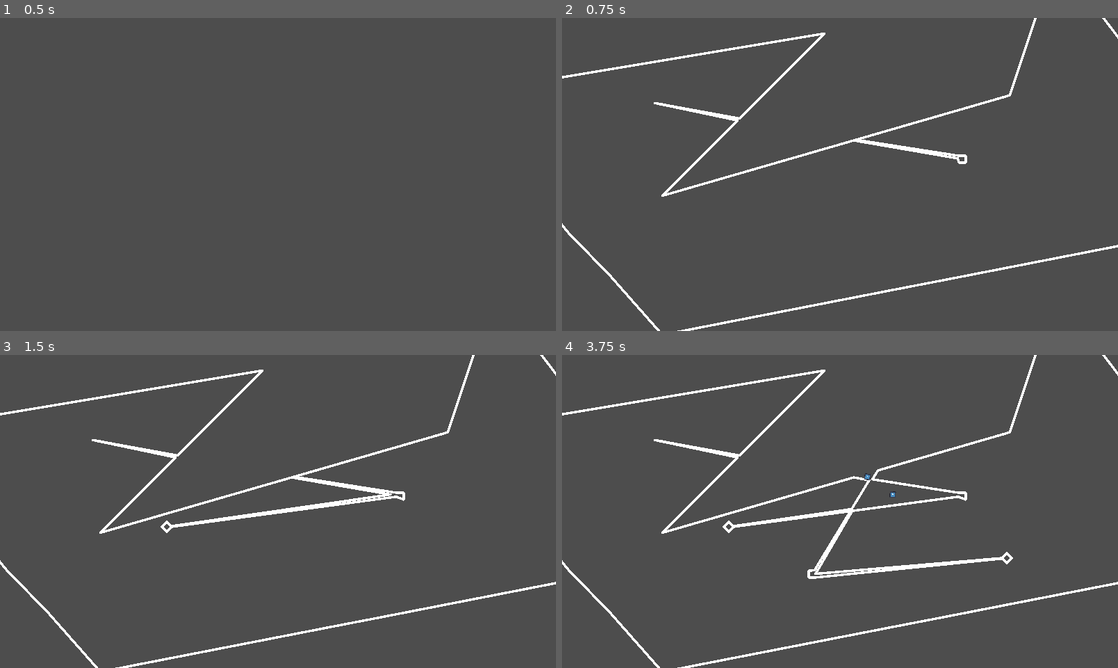
Above: before the commit, frames 1-4 (two rows, left to right).
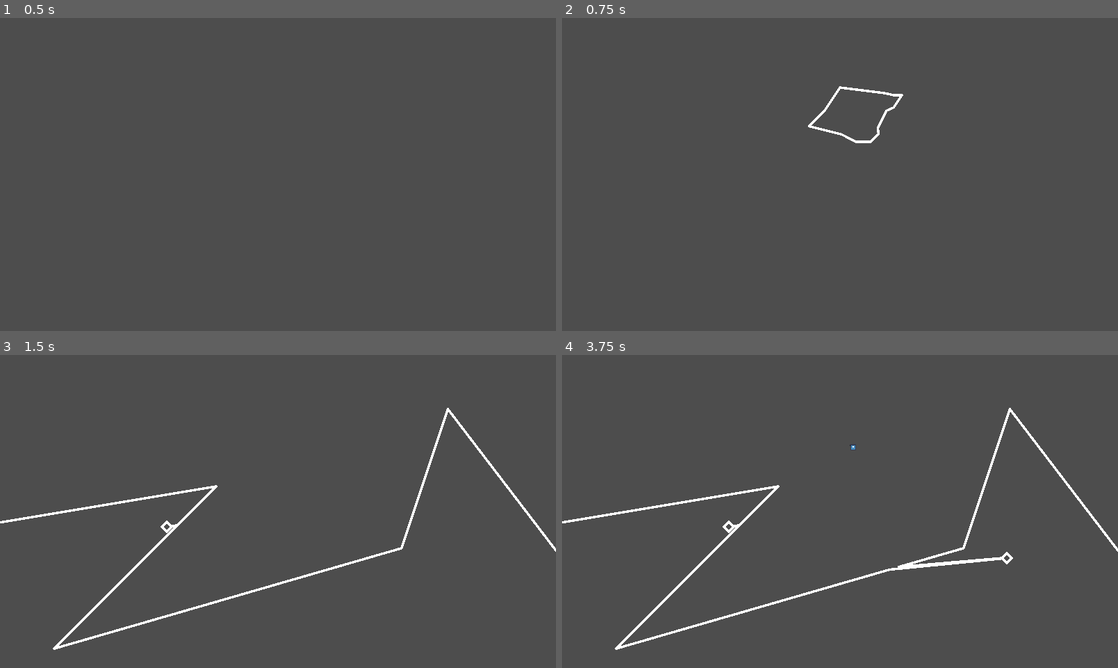
Above: after the commit, the same moments.

Repository: Quicksilver151/LazeAround
Game: Godot game, scene res://Scenes/testing_scene.tscn
Two runs of this game, one before a commit and one after it. Both use one fixed random seed, a clock stepped at 60 frames per second and the inputs below. The engine's default icon, where the game draws it, is replaced by a stand-in: a white triangle on a blue panel in a dark square.
Inputs (mouse positions are in pixels of both pictures, inside the frame that each line leads up to):
- Up to frame 1 (0.5 s): no input
- Up to frame 2 (0.75 s): tap Enter at 0.5 s; move the mouse to (962, 158) at 0.52 s; click (962, 158) at 0.67 s
- Up to frame 3 (1.5 s): tap Space at 1.25 s; move the mouse to (166, 527) at 1.27 s; click (166, 527) at 1.42 s
- Up to frame 4 (3.75 s): tap Enter at 2, 3.5 s; move the mouse to (895, 442) at 2.02 s; click (895, 442) at 2.17 s; tap Space at 2.75 s; move the mouse to (812, 574) at 2.77 s; click (812, 574) at 2.92 s; move the mouse to (1006, 558) at 3.52 s; click (1006, 558) at 3.67 s

Frame 1 is identical in both runs. In frame 2, 2.9% of the frame differs, in the area x 0-100%, y 0-100%; in frame 3, 4.6%; in frame 4, 4.8%.

Commit message:
more test polygons

Diff:
--- a/Scenes/testing_scene.tscn
+++ b/Scenes/testing_scene.tscn
@@ -23,7 +23,7 @@
 script = SubResource("GDScript_vfj1x")
 
 [node name="Ground" type="StaticBody2D" parent="." groups=["lazable"]]
-position = Vector2(144, -160)
+position = Vector2(48, 80)
 metadata/_edit_group_ = true
 
 [node name="Icon" type="Sprite2D" parent="Ground"]
@@ -41,3 +41,52 @@
 
 [node name="Lazer2" parent="." instance=ExtResource("3_11pek")]
 position = Vector2(192, 176)
+
+[node name="StaticBody2D" type="StaticBody2D" parent="." groups=["lazable"]]
+metadata/_edit_group_ = true
+
+[node name="CollisionPolygon2D" type="CollisionPolygon2D" parent="StaticBody2D"]
+position = Vector2(-176, -82)
+polygon = PackedVector2Array(128, 80, 132.265, 73.6027, 135.989, 68.0163, 141.579, 59.6312, 146.918, 51.6233, 151.619, 44.5716, 156.015, 37.9778, 160, 32, 168.666, 33.0832, 178.044, 34.2555, 188.203, 35.5254, 195.578, 36.4473, 205.2, 37.65, 220.488, 39.561, 238.169, 41.7712, 252.822, 43.6028, 272, 48, 288, 48, 281.382, 57.9274, 276.253, 65.6202, 271.064, 73.4046, 264.845, 76.1273, 256, 80, 252.007, 87.9863, 246.768, 98.4631, 238.117, 115.766, 240, 128, 232.927, 135.073, 224, 144, 212.537, 144, 202.219, 144, 192, 144, 177.659, 136.463, 162.968, 128.742, 151.594, 125.898, 144.964, 124.241, 137.214, 122.303, 128.37, 120.092, 111.909, 115.977, 96, 112, 106.496, 101.504, 114.234, 93.7659, 120.782, 87.2179)
+
+[node name="StaticBody2D2" type="StaticBody2D" parent="." groups=["lazable"]]
+position = Vector2(464, -16)
+metadata/_edit_group_ = true
+
+[node name="CollisionPolygon2D" type="CollisionPolygon2D" parent="StaticBody2D2"]
+polygon = PackedVector2Array(128, 80, 132.265, 73.6027, 135.989, 68.0163, 141.579, 59.6312, 146.918, 51.6233, 151.619, 44.5716, 156.015, 37.9778, 160, 32, 168.666, 33.0832, 178.044, 34.2555, 188.203, 35.5254, 195.578, 36.4473, 205.2, 37.65, 220.488, 39.561, 238.169, 41.7712, 252.822, 43.6028, 272, 48, 288, 48, 281.382, 57.9274, 276.253, 65.6202, 271.064, 73.4046, 264.845, 76.1273, 256, 80, 252.007, 87.9863, 246.768, 98.4631, 238.117, 115.766, 240, 128, 232.927, 135.073, 224, 144, 212.537, 144, 202.219, 144, 192, 144, 177.659, 136.463, 162.968, 128.742, 151.594, 125.898, 144.964, 124.241, 137.214, 122.303, 128.37, 120.092, 111.909, 115.977, 96, 112, 106.496, 101.504, 114.234, 93.7659, 120.782, 87.2179)
+
+[node name="StaticBody2D3" type="StaticBody2D" parent="." groups=["lazable"]]
+position = Vector2(416, 112)
+metadata/_edit_group_ = true
+
+[node name="CollisionPolygon2D" type="CollisionPolygon2D" parent="StaticBody2D3"]
+polygon = PackedVector2Array(128, 80, 132.265, 73.6027, 135.989, 68.0163, 141.579, 59.6312, 146.918, 51.6233, 151.619, 44.5716, 156.015, 37.9778, 160, 32, 168.666, 33.0832, 178.044, 34.2555, 188.203, 35.5254, 195.578, 36.4473, 205.2, 37.65, 220.488, 39.561, 238.169, 41.7712, 252.822, 43.6028, 272, 48, 288, 48, 281.382, 57.9274, 276.253, 65.6202, 271.064, 73.4046, 264.845, 76.1273, 256, 80, 252.007, 87.9863, 246.768, 98.4631, 238.117, 115.766, 240, 128, 232.927, 135.073, 224, 144, 212.537, 144, 202.219, 144, 192, 144, 177.659, 136.463, 162.968, 128.742, 151.594, 125.898, 144.964, 124.241, 137.214, 122.303, 128.37, 120.092, 111.909, 115.977, 96, 112, 106.496, 101.504, 114.234, 93.7659, 120.782, 87.2179)
+
+[node name="StaticBody2D4" type="StaticBody2D" parent="." groups=["lazable"]]
+position = Vector2(640, 48)
+metadata/_edit_group_ = true
+
+[node name="CollisionPolygon2D" type="CollisionPolygon2D" parent="StaticBody2D4"]
+polygon = PackedVector2Array(128, 80, 132.265, 73.6027, 135.989, 68.0163, 141.579, 59.6312, 146.918, 51.6233, 151.619, 44.5716, 156.015, 37.9778, 160, 32, 168.666, 33.0832, 178.044, 34.2555, 188.203, 35.5254, 195.578, 36.4473, 205.2, 37.65, 220.488, 39.561, 238.169, 41.7712, 252.822, 43.6028, 272, 48, 288, 48, 281.382, 57.9274, 276.253, 65.6202, 271.064, 73.4046, 264.845, 76.1273, 256, 80, 252.007, 87.9863, 246.768, 98.4631, 238.117, 115.766, 240, 128, 232.927, 135.073, 224, 144, 212.537, 144, 202.219, 144, 192, 144, 177.659, 136.463, 162.968, 128.742, 151.594, 125.898, 144.964, 124.241, 137.214, 122.303, 128.37, 120.092, 111.909, 115.977, 96, 112, 106.496, 101.504, 114.234, 93.7659, 120.782, 87.2179)
+
+[node name="StaticBody2D5" type="StaticBody2D" parent="." groups=["lazable"]]
+position = Vector2(144, 18)
+metadata/_edit_group_ = true
+
+[node name="CollisionPolygon2D" type="CollisionPolygon2D" parent="StaticBody2D5"]
+polygon = PackedVector2Array(128, 80, 132.265, 73.6027, 135.989, 68.0163, 141.579, 59.6312, 146.918, 51.6233, 151.619, 44.5716, 156.015, 37.9778, 160, 32, 168.666, 33.0832, 178.044, 34.2555, 188.203, 35.5254, 195.578, 36.4473, 205.2, 37.65, 220.488, 39.561, 238.169, 41.7712, 252.822, 43.6028, 272, 48, 288, 48, 281.382, 57.9274, 276.253, 65.6202, 271.064, 73.4046, 264.845, 76.1273, 256, 80, 252.007, 87.9863, 246.768, 98.4631, 238.117, 115.766, 240, 128, 232.927, 135.073, 224, 144, 212.537, 144, 202.219, 144, 192, 144, 177.659, 136.463, 162.968, 128.742, 151.594, 125.898, 144.964, 124.241, 137.214, 122.303, 128.37, 120.092, 111.909, 115.977, 96, 112, 106.496, 101.504, 114.234, 93.7659, 120.782, 87.2179)
+
+[node name="StaticBody2D6" type="StaticBody2D" parent="." groups=["lazable"]]
+position = Vector2(-176, 112)
+metadata/_edit_group_ = true
+
+[node name="CollisionPolygon2D" type="CollisionPolygon2D" parent="StaticBody2D6"]
+polygon = PackedVector2Array(128, 80, 132.265, 73.6027, 135.989, 68.0163, 141.579, 59.6312, 146.918, 51.6233, 151.619, 44.5716, 156.015, 37.9778, 160, 32, 168.666, 33.0832, 178.044, 34.2555, 188.203, 35.5254, 195.578, 36.4473, 205.2, 37.65, 220.488, 39.561, 238.169, 41.7712, 252.822, 43.6028, 272, 48, 288, 48, 281.382, 57.9274, 276.253, 65.6202, 271.064, 73.4046, 264.845, 76.1273, 256, 80, 252.007, 87.9863, 246.768, 98.4631, 238.117, 115.766, 240, 128, 232.927, 135.073, 224, 144, 212.537, 144, 202.219, 144, 192, 144, 177.659, 136.463, 162.968, 128.742, 151.594, 125.898, 144.964, 124.241, 137.214, 122.303, 128.37, 120.092, 111.909, 115.977, 96, 112, 106.496, 101.504, 114.234, 93.7659, 120.782, 87.2179)
+
+[node name="StaticBody2D7" type="StaticBody2D" parent="." groups=["lazable"]]
+position = Vector2(502, 256)
+metadata/_edit_group_ = true
+
+[node name="CollisionPolygon2D" type="CollisionPolygon2D" parent="StaticBody2D7"]
+polygon = PackedVector2Array(128, 80, 132.265, 73.6027, 135.989, 68.0163, 141.579, 59.6312, 146.918, 51.6233, 151.619, 44.5716, 156.015, 37.9778, 160, 32, 168.666, 33.0832, 178.044, 34.2555, 188.203, 35.5254, 195.578, 36.4473, 205.2, 37.65, 220.488, 39.561, 238.169, 41.7712, 252.822, 43.6028, 272, 48, 288, 48, 281.382, 57.9274, 276.253, 65.6202, 271.064, 73.4046, 264.845, 76.1273, 256, 80, 252.007, 87.9863, 246.768, 98.4631, 238.117, 115.766, 240, 128, 232.927, 135.073, 224, 144, 212.537, 144, 202.219, 144, 192, 144, 177.659, 136.463, 162.968, 128.742, 151.594, 125.898, 144.964, 124.241, 137.214, 122.303, 128.37, 120.092, 111.909, 115.977, 96, 112, 106.496, 101.504, 114.234, 93.7659, 120.782, 87.2179)
